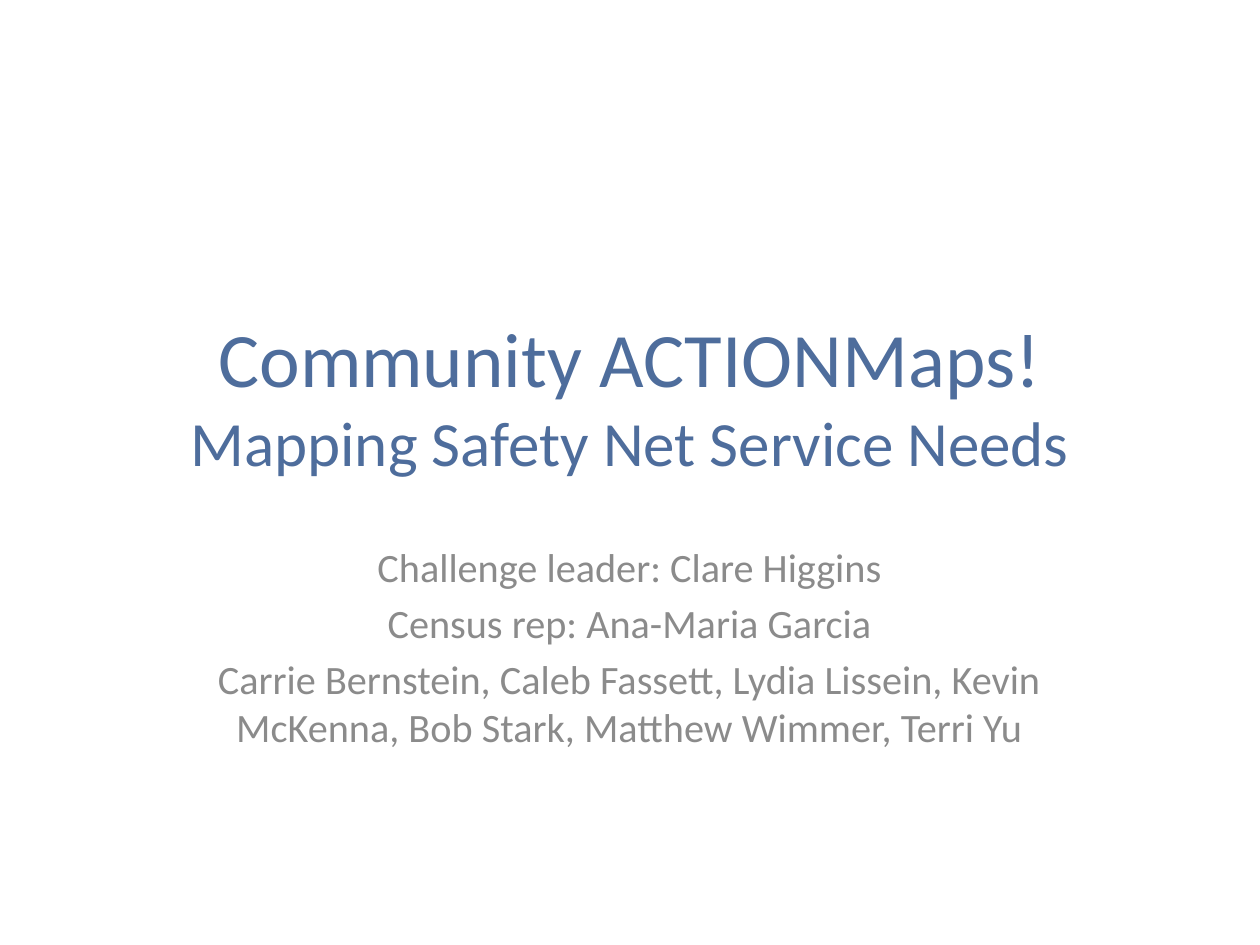
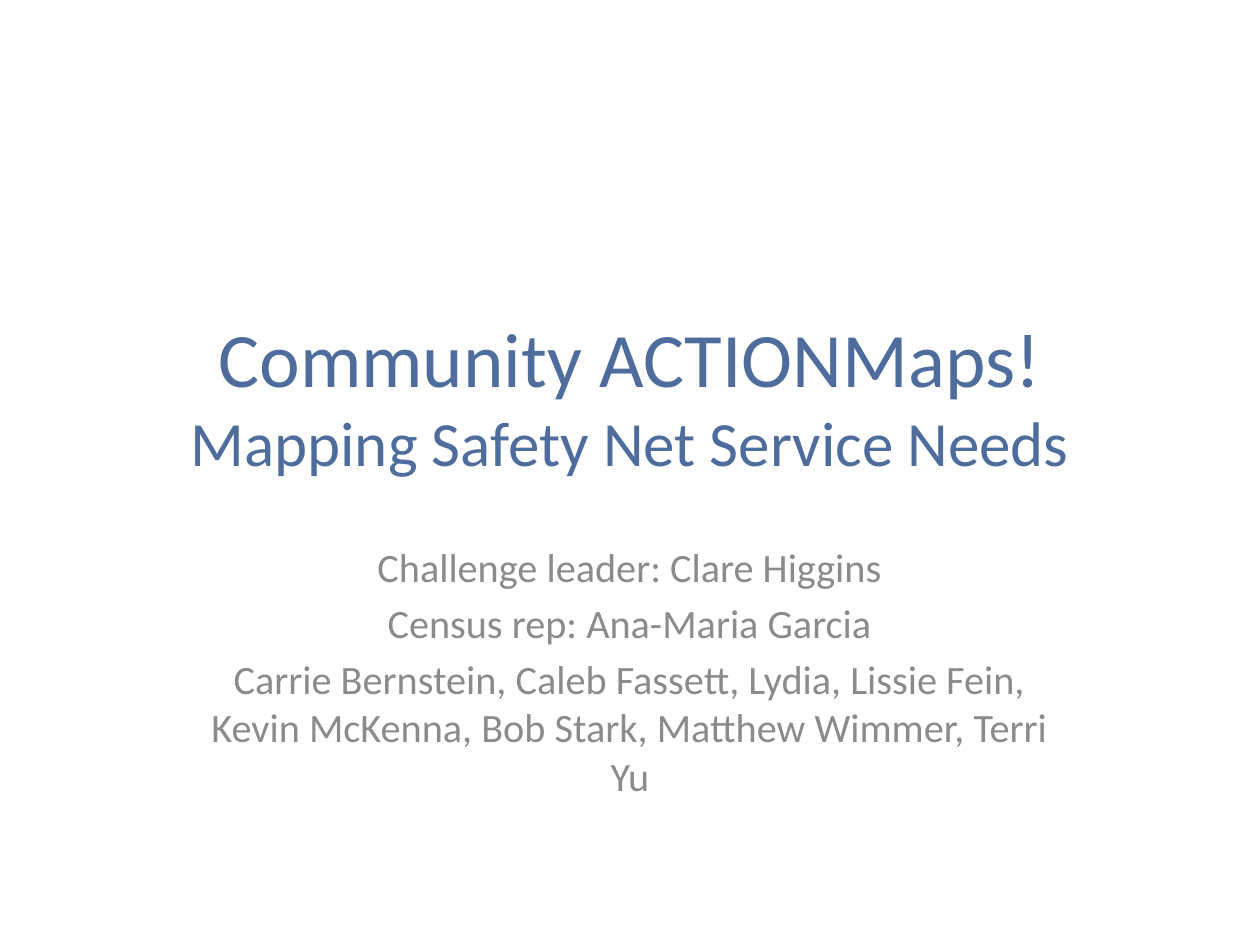
Before and after one commit to hackforwesternmass/community-action-maps, a slide deck: slide 1 of Community_ACTIONMaps.pptx. Drawn at 1260x945 pixels with LibreOffice and Linux fonts; fonts in the diff are those of the drawing. Boxes give left, top, right and bottom in pixels: in the first picture for what was removed or moved away, otherwise in the second. Text is boxed around its words. In the diff, an @@ line names an element or a change of style, - is before the commit and + after.

Commit message:
Added Lissie's mockup to slides, corrected team member names

```diff
--- a/Community_ACTIONMaps.pptx
+++ b/Community_ACTIONMaps.pptx
@@ subtitle at [211, 666, 1047, 791]: text changed @@
-Carrie Bernstein, Caleb Fassett, Lydia Lissein, Kevin McKenna, Bob Stark, Matthew Wimmer, Terri Yu
+Carrie Bernstein, Caleb Fassett, Lydia, Lissie Fein, Kevin McKenna, Bob Stark, Matthew Wimmer, Terri Yu
```
Also in this commit, not shown: 1 slide added, 1 other file.
